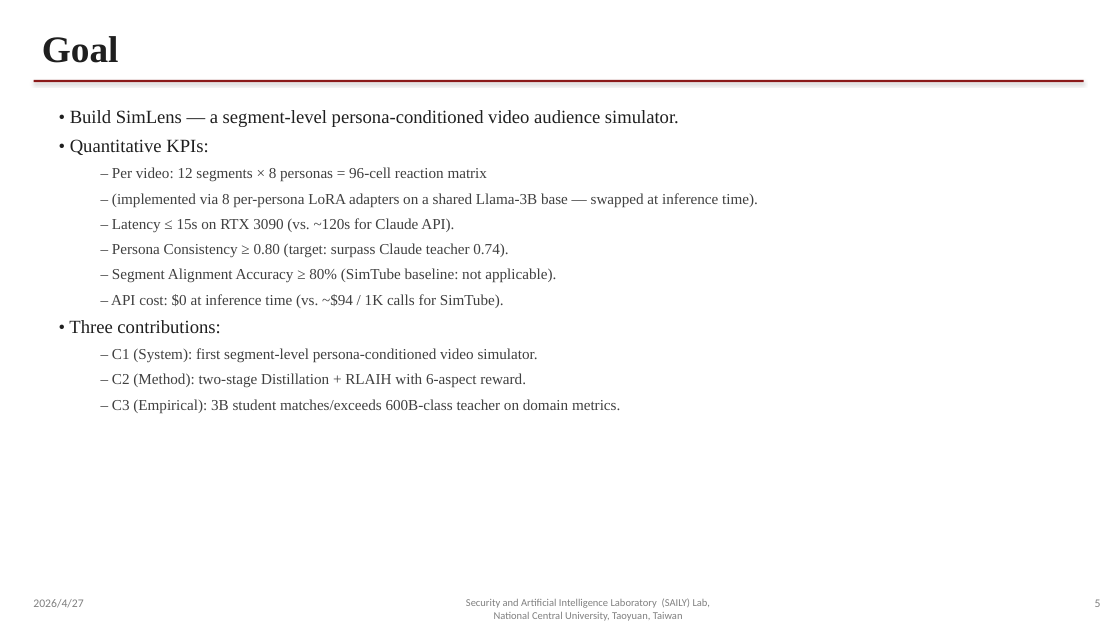
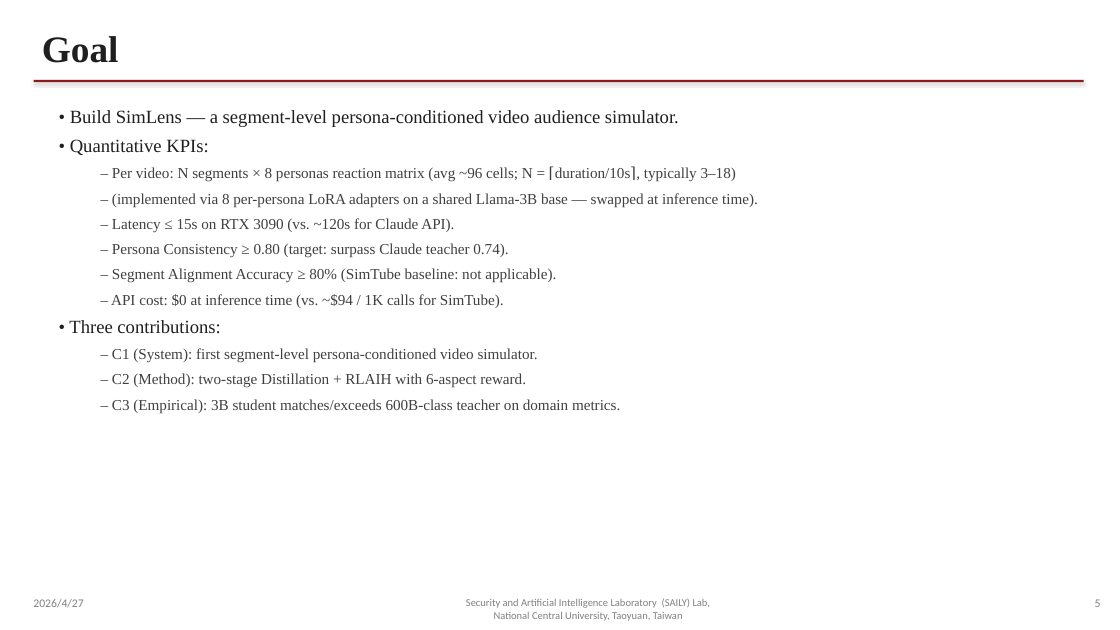
Before and after one commit to box755/simlens-research, a slide deck: slide 5 of SimLens_Proposal_2026-04-27.pptx. Drawn at 1120x630 pixels with LibreOffice and Linux fonts; fonts in the diff are those of the drawing. Boxes give left, top, right and bottom in pixels: in the first picture for what was removed or moved away, otherwise in the second. Text is boxed around its words. In the diff, an @@ line names an element or a change of style, - is before the commit and + after.

```diff
--- a/SimLens_Proposal_2026-04-27.pptx
+++ b/SimLens_Proposal_2026-04-27.pptx
@@ text at (112, 167, 736, 182): text changed @@
-  – Per video: 12 segments × 8 personas = 96-cell reaction matrix
+  – Per video: N segments × 8 personas reaction matrix (avg ~96 cells; N = ⌈duration/10s⌉, typically 3–18)
```
Also in this commit, not shown: 7 other slides changed, 6 other files.
